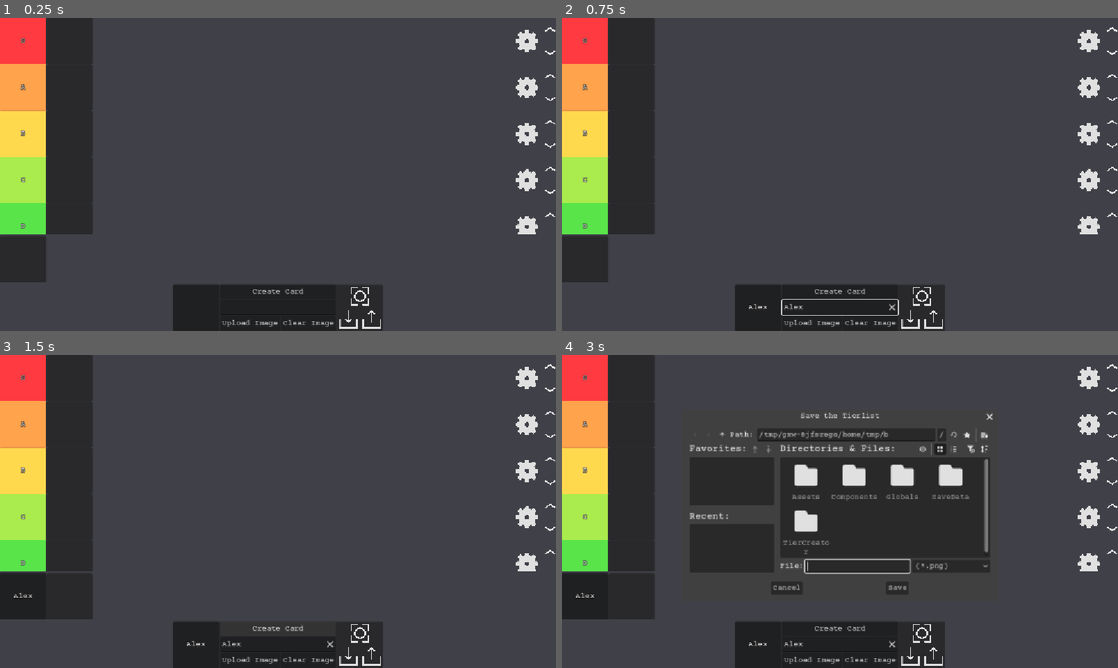
Above: before the commit, frames 1-4 (two rows, left to right).
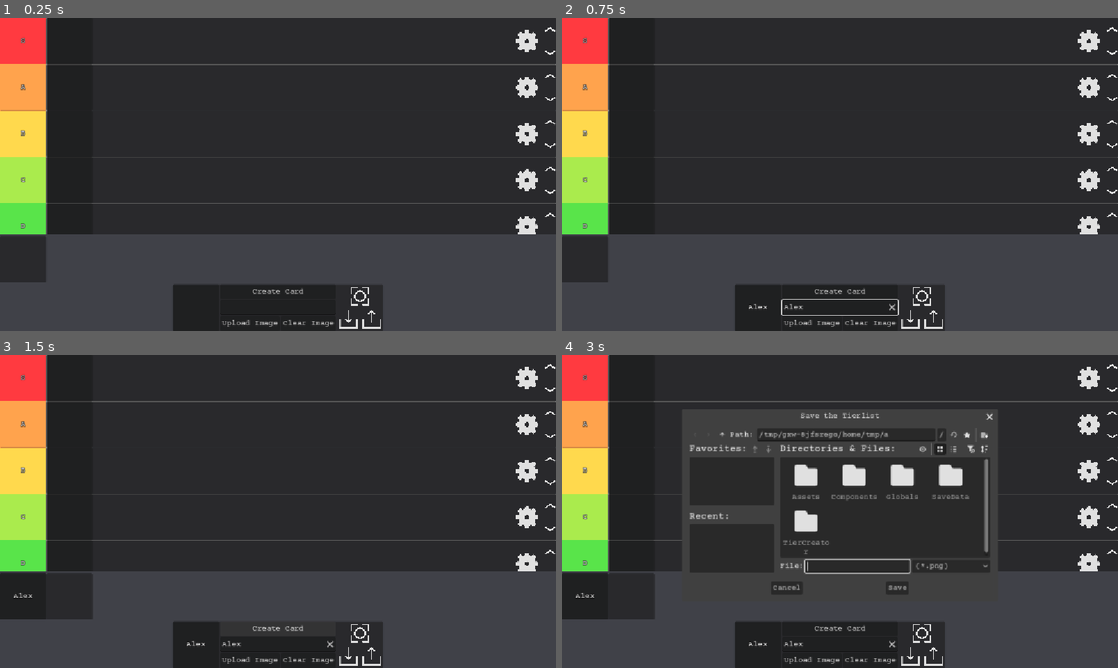
Above: after the commit, the same moments.

Repository: White-Dove-Gamedev/Tier-Creator
Game: Godot game, scene res://TierCreator/tier_creator.tscn
Two runs of this game, one before a commit and one after it. Both use one fixed random seed, a clock stepped at 60 frames per second and the inputs below.
Inputs (mouse positions are in pixels of both pictures, inside the frame that each line leads up to):
- Up to frame 1 (0.25 s): no input
- Up to frame 2 (0.75 s): click (840, 309) at 0.52 s; type "Alex" at 0.6 s
- Up to frame 3 (1.5 s): click "Create Card" at 1.25 s
- Up to frame 4 (3 s): click "Clear Image" at 2 s; click (923, 633) at 2.75 s

The runs differ from the first frame. In frame 1, 56% of the frame differs, in the area x 8-100%, y 0-70%; in frame 2, 56%; in frame 3, 56%; in frame 4, 27%.

Commit message:
Reorganize TierCategory layout to add separators and fix warning

Diff:
--- a/TierCreator/card_grid.gd
+++ b/TierCreator/card_grid.gd
@@ -29,7 +29,7 @@
 
 
 func set_self() -> void:
-	columns = floorf((get_viewport_rect().size.x - Utils.MAX_SIZE_X * 2) / Utils.MAX_SIZE_X)
+	columns = floori((get_viewport_rect().size.x - Utils.MAX_SIZE_X * 2) / Utils.MAX_SIZE_X)
 	add_theme_constant_override(&"h_separation", 0)
 	add_theme_constant_override(&"v_separation", 0)
 
--- a/TierCreator/tier_category.gd
+++ b/TierCreator/tier_category.gd
@@ -1,6 +1,6 @@
 @tool
 class_name TierCategory
-extends HBoxContainer
+extends PanelContainer
 
 @onready var tier_name: TierName = %TierName
 @onready var card_grid: CardGrid = %CardGrid
--- a/TierCreator/tier_category.tscn
+++ b/TierCreator/tier_category.tscn
@@ -5,26 +5,43 @@
 [ext_resource type="PackedScene" uid="uid://b4e6wwphfn6dm" path="res://TierCreator/card_grid.tscn" id="2_5sviv"]
 [ext_resource type="PackedScene" uid="uid://mrwhjrorygvm" path="res://TierCreator/category_settings.tscn" id="3_jilyv"]
 
-[node name="TierCategory" type="HBoxContainer" unique_id=1618009400]
+[node name="TierCategory" type="PanelContainer" unique_id=8652485]
 anchors_preset = 10
 anchor_right = 1.0
 offset_bottom = 96.0
 grow_horizontal = 2
 mouse_filter = 2
-theme_override_constants/separation = 0
 script = ExtResource("1_5sviv")
 
-[node name="TierName" parent="." unique_id=1170985678 instance=ExtResource("1_k55r5")]
+[node name="CategoryHBoxContainer" type="HBoxContainer" parent="." unique_id=1618009400]
+layout_mode = 2
+mouse_filter = 2
+theme_override_constants/separation = 0
+
+[node name="TierName" parent="CategoryHBoxContainer" unique_id=1170985678 instance=ExtResource("1_k55r5")]
 unique_name_in_owner = true
 layout_mode = 2
 
-[node name="CardGrid" parent="." unique_id=1722160495 instance=ExtResource("2_5sviv")]
+[node name="LeftVSeparator" type="VSeparator" parent="CategoryHBoxContainer" unique_id=2099754210]
+layout_mode = 2
+theme_override_constants/separation = 0
+
+[node name="CardGrid" parent="CategoryHBoxContainer" unique_id=1722160495 instance=ExtResource("2_5sviv")]
 unique_name_in_owner = true
 custom_minimum_size = Vector2(960, -1)
 layout_mode = 2
 size_flags_horizontal = 3
 mouse_filter = 2
 
-[node name="CategorySettings" parent="." unique_id=1508587497 instance=ExtResource("3_jilyv")]
+[node name="RightVSeparator" type="VSeparator" parent="CategoryHBoxContainer" unique_id=1164313028]
+layout_mode = 2
+theme_override_constants/separation = 0
+
+[node name="CategorySettings" parent="CategoryHBoxContainer" unique_id=1508587497 instance=ExtResource("3_jilyv")]
 unique_name_in_owner = true
 layout_mode = 2
+
+[node name="HSeparator" type="HSeparator" parent="." unique_id=1441141731]
+layout_mode = 2
+size_flags_vertical = 8
+theme_override_constants/separation = 0
